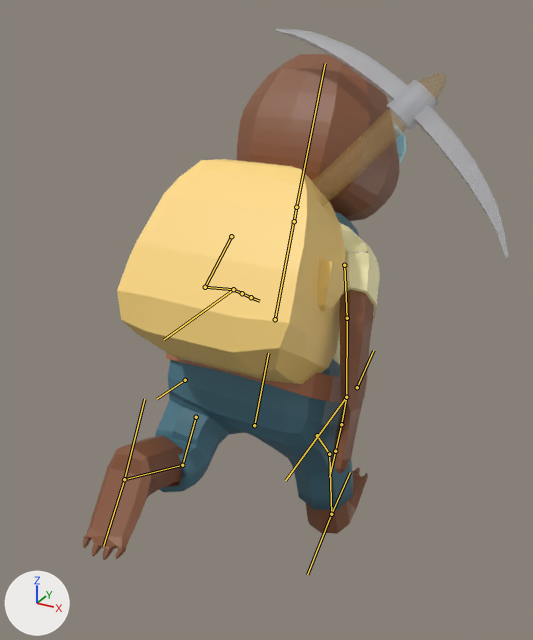
Two versions of the FBX model _Project/Assets/3_3DAssets/Base.sinCasconiPico.fbx, one commit apart.
Before and after are seen from a 50 mm camera at (0.986, -1.828, 1.715) aimed at (0.032, -0.094, 0.848). The lights are fixed; the arrows at lower left show +X, +Y and +Z. The picture after the commit comes second. Both versions are drawn at frame 29 of the action 'Armature|Armature|Armature|ArmatureAction'; the numbers are the values there. The bones that change, and the others that lie on the model, are drawn over the model as lines.

In view in the first picture: 'Mochila', 'Pico Espalda', 'Topo'.
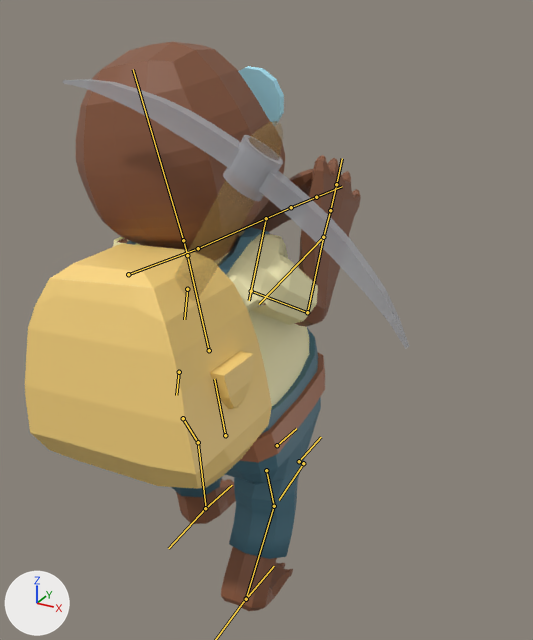
What differs and where, as boxes [x1, y1, x2, y2] in the pictures (533 x 640 px):
'Topo', posed (12% narrower, 12% taller)
    before: [83, 54, 406, 560]
    after: [76, 42, 361, 611]
'Mochila', posed (7% wider, 9% taller)
    before: [117, 159, 348, 384]
    after: [25, 243, 272, 489]
'Pico Espalda', posed
    before: [275, 29, 509, 258]
    after: [63, 79, 409, 349]
bone 'Torso.inf', root to tip
    before: (254, 425) to (268, 353)
    after: (225, 435) to (214, 379)
bone 'Torso.sup', root to tip
    before: (275, 319) to (293, 222)
    after: (209, 350) to (187, 256)
bone 'Brazo.l', root to tip
    before: (231, 236) to (205, 287)
    after: (128, 274) to (198, 248)
bone 'Antebrazo.l', root to tip
    before: (205, 287) to (233, 289)
    after: (198, 248) to (266, 218)
bone 'Palma.l', root to tip
    before: (233, 289) to (242, 293)
    after: (266, 218) to (291, 207)
bone 'Brazo.r', root to tip
    before: (344, 265) to (347, 318)
    after: (251, 291) to (307, 312)
bone 'Antebrazo.r', root to tip
    before: (347, 318) to (346, 397)
    after: (307, 312) to (323, 237)
bone 'Palma.r', root to tip
    before: (346, 397) to (341, 424)
    after: (323, 237) to (330, 210)
bone 'Cuello', root to tip
    before: (294, 221) to (296, 207)
    after: (187, 255) to (183, 240)
bone 'Cabeza', root to tip
    before: (296, 207) to (325, 63)
    after: (183, 240) to (133, 69)
bone 'Muslo.l', root to tip
    before: (196, 417) to (182, 465)
    after: (183, 418) to (198, 442)
bone 'Pierna.l', root to tip
    before: (182, 465) to (124, 479)
    after: (198, 442) to (206, 508)
bone 'Muslo.r', root to tip
    before: (317, 435) to (329, 454)
    after: (266, 470) to (274, 506)
bone 'Pierna.r', root to tip
    before: (329, 454) to (331, 514)
    after: (274, 506) to (246, 598)
bone 'Cntrl.Mano.l', root to tip
    before: (233, 289) to (164, 339)
    after: (266, 218) to (249, 300)
bone 'Cntrl.Pie.l', root to tip
    before: (124, 479) to (144, 399)
    after: (205, 508) to (168, 548)
bone 'Cntrl.Mano.r', root to tip
    before: (346, 397) to (285, 480)
    after: (323, 237) to (259, 304)

The change in detail:
Bone 'Torso.inf' (bone_torso_inf) moves from (0.0, -0.003, -0.001) to (-0.079, -0.038, 0.044).
Bone 'Torso.inf' (bone_torso_inf) turns from (-23, 0, 0) to (13, 0, 0) degrees about its own x, y and z.
Bone 'Torso.sup' (bone_torso_sup) turns from (0, 0, 0) to (-3, 1, 4) degrees about its own x, y and z.
Bone 'Brazo.l' (bone_brazo_l) moves from (0.0, 0.0, 0.0) to (0.0, 0.014, 0.0).
Bone 'Brazo.l' (bone_brazo_l) turns from (-23, -18, 65) to (-109, 22, 44) degrees about its own x, y and z.
Bone 'Antebrazo.l' (bone_antebrazo_l) turns from (-61, 8, 14) to (-27, 2, 7) degrees about its own x, y and z.
Bone 'Palma.l' (bone_palma_l) turns from (5, -6, 3) to (0, 0, 0) degrees about its own x, y and z.
Bone 'Brazo.r' (bone_brazo_r) moves from (0.028, 0.001, 0.018) to (0.0, -0.013, 0.0).
Bone 'Brazo.r' (bone_brazo_r) turns from (41, -11, -67) to (-49, 24, -90) degrees about its own x, y and z.
Bone 'Antebrazo.r' (bone_antebrazo_r) turns from (-52, -6, -13) to (-83, -14, -16) degrees about its own x, y and z.
Bone 'Palma.r' (bone_palma_r) turns from (-2, -9, -11) to (0, 0, 0) degrees about its own x, y and z.
Bone 'Cuello' (bone_cuello) turns from (0, 0, 0) to (0, -1, 4) degrees about its own x, y and z.
Bone 'Cabeza' (bone_cabeza) turns from (0, 0, 0) to (-2, 1, 3) degrees about its own x, y and z.
Bone 'Muslo.l' (bone_muslo_l) moves from (-0.057, -0.026, 0.001) to (0.024, -0.013, 0.0).
Bone 'Muslo.l' (bone_muslo_l) turns from (-2, 1, 27) to (-1, 0, -3) degrees about its own x, y and z.
Bone 'Pierna.l' (bone_pierna_l) turns from (0, 0, 56) to (0, 0, 5) degrees about its own x, y and z.
Bone 'Muslo.r' (bone_muslo_r) moves from (-0.093, -0.01, 0.0) to (0.06, -0.012, 0.0).
Bone 'Muslo.r' (bone_muslo_r) turns from (0, 1, 48) to (1, 0, -14) degrees about its own x, y and z.
Bone 'Pierna.r' (bone_pierna_r) turns from (0, 0, -7) to (0, 0, -29) degrees about its own x, y and z.
Bone 'Cntrl.Mano.l' (bone_cntrl_mano_l) moves from (-0.316, -0.421, 0.331) to (0.069, -0.125, 0.615).
Bone 'Cntrl.Mano.l' (bone_cntrl_mano_l) turns from (-52, 18, 57) to (-155, 37, -53) degrees about its own x, y and z.
Bone 'Cntrl.Pie.l' (bone_cntrl_pie_l) moves from (-0.478, 0.398, 0.0) to (0.003, -0.072, 0.071).
Bone 'Cntrl.Pie.l' (bone_cntrl_pie_l) turns from (4, 2, 128) to (0, 0, 0) degrees about its own x, y and z.
Bone 'Cntrl.Mano.r' (bone_cntrl_mano_r) moves from (0.348, 0.055, 0.331) to (-0.04, -0.119, 0.49).
Bone 'Cntrl.Mano.r' (bone_cntrl_mano_r) turns from (13, -97, -18) to (0, 2, -11) degrees about its own x, y and z.
Bone 'Cntrl.Pie.r' (bone_cntrl_pie_r) moves from (0.014, -0.234, 0.0) to (0.01, 0.233, -0.075).
Bone 'Cntrl.Pie.r' (bone_cntrl_pie_r) turns from (1, -1, 27) to (0, 0, 0) degrees about its own x, y and z.
